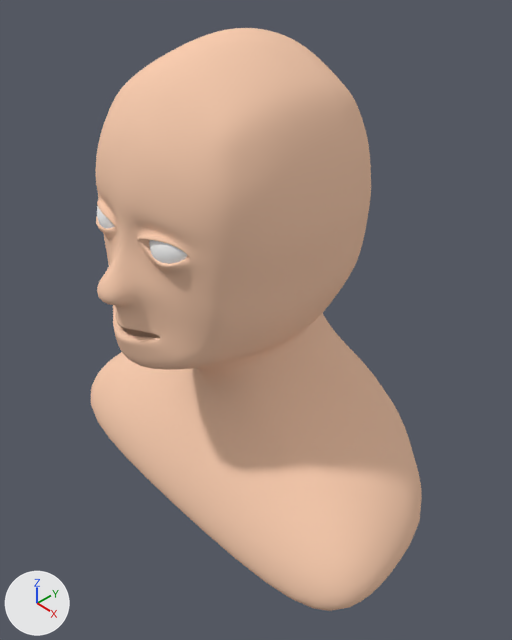
The Blender file HumanHead.blend: old version first, new version second.
The view is the same before and after, from a 50 mm lens placed at (11.24, -9.22, 7.88), pointed at (0.62, 0.73, -2.17). The axes (+X, +Y, +Z) are drawn at lower left. The lights are the same throughout.

In view in the first picture: 'Head', 'Sphere'.
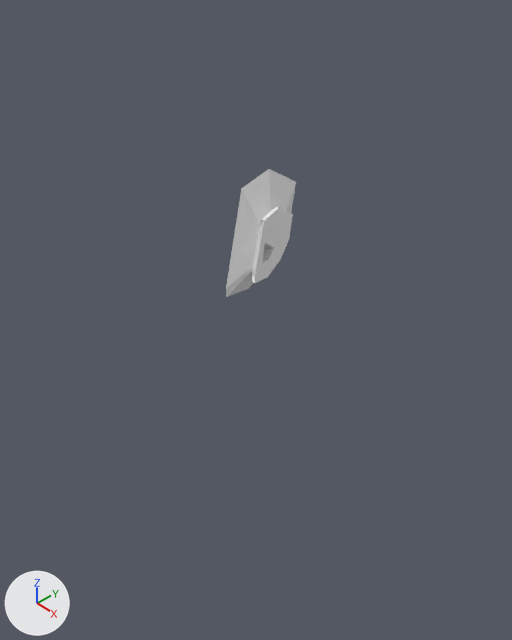
What differs and where, as boxes [x1, y1, x2, y2] in the pictures (512 x 640 px; the box of a moved part takes in the faces that stretch with it):
'Head', hidden (beige): before [91, 28, 422, 611]
'Sphere', recoloured, reshaped, moved, turned, rescaled: before [97, 206, 187, 264]; after [226, 169, 296, 297]
part 1 of me_cube, moved or reshaped (not visible afterwards): before [96, 153, 244, 303]
part 2 of me_sphere, cut back: before [97, 206, 187, 264]; after [226, 169, 296, 297]

What changed in the scene script:
```text
Change mat_skin_base:
    remove # nodes: BsdfDiffuse, OutputMaterial
    remove # colours: beige #f8ccaf
    nodes: BsdfAnisotropic, BsdfDiffuse, LayerWeight, MixShader x4, OutputMaterial, SubsurfaceScattering x3
    colours: red #e70000, beige #e7aa92, beige #e7cbb3, beige #f8e5c5
Change me_cube:
    where me_cube.from_pydata(...)  # 318 vertices, 284 faces; spans x 0.0..1.71, y -0.93..1.24, z -2.36..1.33
    used by ob_head; location = (0.0, 0.0, 0.0); scale = (3.45, 3.45, 3.45)
    me_cube part 1: 41 of 318 vertices moved; they spanned x 0.07..0.61, y -0.69..-0.46, z 0.16..0.46 and now span x 0.07..0.61, y -0.66..-0.48, z 0.16..0.46; mean shift (0.0, 0.0, 0.0); largest move (0.17, -0.57, 0.3) -> (0.17, -0.5, 0.3)
Change me_sphere:
    used by ob_sphere; location = (1.0, -1.67, 1.01); rotation_euler = (1.571, 0.0, 0.0), in degrees (90, 0, 0); scale = (0.594, 0.594, 0.594)
    remove me_sphere.from_pydata(...)  # 482 vertices, 512 faces; spans x -1.08..0.92, y -1.0..1.0, z -0.95..1.05
    remove me_sphere.materials.append(mat_eyes)  # white #ffffff
    add me_sphere.from_pydata(...)  # 63 vertices, 57 faces; spans x -0.67..0.0, y -0.93..1.16, z -1.31..1.64
    me_sphere part 2: 482 vertices removed from x -1.08..0.92, y -1.0..1.0, z -0.95..1.05; 63 vertices added at x -0.67..0.0, y -0.93..1.16, z -1.31..1.64
    me_sphere part 3: the surface is now shaded flat
Change ob_head:
    add ob_head.hide_set(True)  # its collection is switched off
Change ob_sphere:
    ob_sphere.rotation_euler: (1.571, 0.0, 0.0) -> (0.0, 0.0, 0.0)  # degrees (90, 0, 0) -> degrees (0, 0, 0)
    ob_sphere.scale: (0.594, 0.594, 0.594) -> (1.0, 1.0, 1.0)
    ob_sphere.location: (1.0, -1.67, 1.01) -> (0.99, 0.94, -0.03)
```
